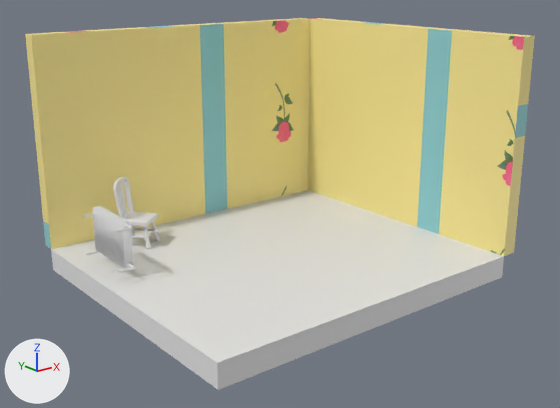
The FBX model room.fbx as it was, and as the next commit left it.
One viewpoint serves both versions: a 50 mm camera at (-12.87, -16.16, 8.91) aimed at (-1.49, -1.94, 3.23). Arrows for +X, +Y and +Z are at lower left; the lights stay in place. Where no turn or scale is listed for an object, it has been applied to the vertices.

In view in the first picture: 'Back Frame', 'Cube.001', 'Cube.002', 'Cube.003', 'Legs', 'Radiators', 'Rod 1', 'Rod 2', 'Rod 3', 'Rod 4', 'Seat', 'Support Rods'.
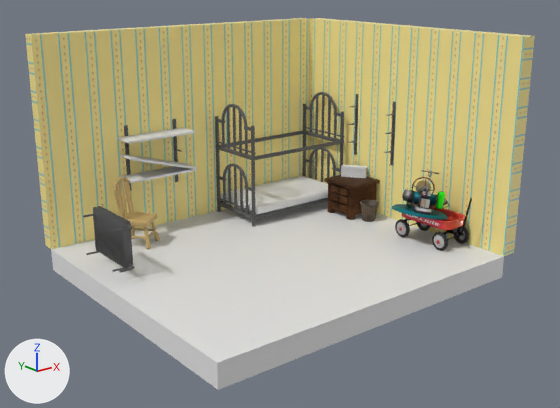
Diff of the bpy script that builds the scene:
```diff
--- a/room.fbx.py
+++ b/room.fbx.py
@@ mat_machine @@
+mat_machine = bpy.data.materials.new('Machine')
+# uses the picture img_machine_1001_basecolor_png
+# uses the picture img_machine_1001_normal_png
+# uses the picture img_machine_1001_occlusionroughnessmetallic_png
@@ mat_dresser @@
+mat_dresser = bpy.data.materials.new('Dresser')
+# uses the picture img_drawer_1001_basecolor_png
+# uses the picture img_drawer_1001_occlusionroughnessmetallic_png
@@ mat_trash @@
+mat_trash = bpy.data.materials.new('Trash')
+# uses the picture img_trash_1001_basecolor_png
+# uses the picture img_trash_1001_metalness_png
+# uses the picture img_trash_1001_normal_png
+# uses the picture img_trash_1001_roughness_png
@@ mat_wagon @@
+mat_wagon = bpy.data.materials.new('Wagon')
+# uses the picture img_wagon_1001_basecolor_png
+# uses the picture img_wagon_1001_metalness_png
+# uses the picture img_wagon_1001_normal_png
+# uses the picture img_wagon_1001_roughness_png
@@ me_cube_002 @@
 me_cube_002.from_pydata(...)  # 8 vertices, 6 faces; spans x -1.0..-0.59, y -5.54..1.93, z -1.0..4.35
-me_cube_002.materials.append(mat_material_002)
+me_cube_002.materials.append(mat_wall___right)  # picture img_wallpaper___right_png
@@ me_cube_003 @@
 me_cube_003.from_pydata(...)  # 8 vertices, 6 faces; spans x -5.84..2.75, y -1.0..-0.64, z -1.0..4.35
-me_cube_003.materials.append(mat_material_003)
+me_cube_003.materials.append(mat_wall___left)  # picture img_wallpaper___left_png
@@ me_radiators @@
 me_radiators.from_pydata(...)  # 5225 vertices, 10236 faces; spans x -0.38..0.11, y -0.3..1.51, z -0.03..1.11
+me_radiators.materials.append(mat_matte_metal)  # dark grey #535353
@@ me_cube_027 @@
+me_cube_027.from_pydata([(-0.14, -0.6, 0.45), (-0.12, -0.6, 0.51), (-0.14, 0.0, 0.45), (-0.12, 0.0, 0.51), (1.79, -0.6, -0.1), (1.8, -0.6, -0.05), (1.79, 0.0, -0.1), (1.8, 0.0, -0.05)], [], [(0, 1, 3, 2), (2, 3, 7, 6), (6, 7, 5, 4), (4, 5, 1, 0), (2, 6, 4, 0), (7, 3, 1, 5)])
+me_cube_027.materials.append(mat_shelf_2)  # its picture is missing
@@ ob_support_rods @@
-ob_support_rods = bpy.data.objects.new('Support Rods', me_cylinder_001)
@@ ob_legs @@
-ob_legs = bpy.data.objects.new('Legs', me_sphere)
@@ ob_seat @@
-ob_seat = bpy.data.objects.new('Seat', me_cube_004)
@@ ob_rod_1 @@
-ob_rod_1 = bpy.data.objects.new('Rod 1', me_cylinder_003)
@@ ob_rod_4 @@
-ob_rod_4 = bpy.data.objects.new('Rod 4', me_cylinder_004)
@@ ob_rod_2 @@
-ob_rod_2 = bpy.data.objects.new('Rod 2', me_cylinder_005)
@@ ob_back_frame @@
-ob_back_frame = bpy.data.objects.new('Back Frame', me_cube_011)
@@ ob_rod_3 @@
-ob_rod_3 = bpy.data.objects.new('Rod 3', me_cylinder_006)
@@ ob_machine @@
+ob_machine = bpy.data.objects.new('Machine', me_cylinder_050)  # 5134 vertices, 4739 faces; spans x -0.8..0.631, y -0.626..0.83, z -0.632..0.751
+ob_machine.location = (2.0, -3.56, 3.18)
@@ ob_chair @@
+ob_chair = bpy.data.objects.new('Chair', me_cylinder_042)  # 6038 vertices, 5788 faces; spans x -0.59..0.52, y -0.53..0.61, z -0.52..1.23; in mat_material (picture img_chair_png)
+ob_chair.location = (-3.86, 0.9, 2.42)
@@ ob_left_shelf_1 @@
+ob_left_shelf_1 = bpy.data.objects.new('Left Shelf 1', me_cube_024)  # a box spanning x -0.26..1.74, y -0.6..0.0, z 0.4..0.45; in mat_shelf_1 (its picture is missing)
+ob_left_shelf_1.location = (-3.55, 1.93, 4.09)
@@ ob_dresser @@
+ob_dresser = bpy.data.objects.new('Dresser', me_cube_033)  # 1186 vertices, 1073 faces; spans x -0.623..0.565, y -0.565..0.565, z -0.614..0.402
+ob_dresser.location = (2.21, -0.64, 2.53)
@@ ob_trash @@
+ob_trash = bpy.data.objects.new('Trash', me_cylinder_047)  # 1280 vertices, 1250 faces; spans x -0.266..0.266, y -0.266..0.266, z -0.253..0.267
+ob_trash.location = (2.14, -1.41, 2.17)
@@ ob_radio @@
+ob_radio = bpy.data.objects.new('Radio', me_cube_032)  # 236 vertices, 201 faces; spans x -0.291..0.291, y -0.34..0.34, z -0.157..0.157; in mat_radio (its picture is missing)
+ob_radio.location = (2.42, -0.47, 3.09)
@@ ob_left_shelf_3 @@
+ob_left_shelf_3 = bpy.data.objects.new('Left Shelf 3', me_cube_028)  # a box spanning x -0.26..1.74, y -0.6..0.0, z 0.4..0.45; in mat_shelf_3 (its picture is missing)
+ob_left_shelf_3.location = (-3.55, 1.93, 3.05)
@@ ob_bed @@
+ob_bed = bpy.data.objects.new('Bed', me_cube_016)  # 6584 vertices, 5364 faces; spans x 0.91..4.27, y -1.06..0.81, z -3.56..-0.28; in mat_matte_metal (dark grey #535353)
+ob_bed.location = (-1.68, 1.16, 5.48)
@@ ob_wagon @@
+ob_wagon = bpy.data.objects.new('Wagon', me_circle_001)  # 4266 vertices, 4038 faces; spans x -0.96..0.04, y -1.85..0.25, z -0.25..1.18
+ob_wagon.location = (2.69, -2.99, 2.17)
@@ ob_right_shelf @@
+ob_right_shelf = bpy.data.objects.new('Right Shelf', me_cube_017)  # 184 vertices, 168 faces; spans x -0.29..0.0, y -1.52..0.06, z -1.07..0.73; in mat_matte_metal (dark grey #535353)
+ob_right_shelf.location = (2.74, -0.18, 4.54)
@@ ob_left_shelf_2 @@
+ob_left_shelf_2 = bpy.data.objects.new('Left Shelf 2', me_cube_027)
+ob_left_shelf_2.location = (-3.63, 1.93, 3.6)
@@ ob_left_shelf @@
+ob_left_shelf = bpy.data.objects.new('Left Shelf', me_cube_029)  # 184 vertices, 165 faces; spans x -1.52..0.06, y -0.29..0.0, z -1.05..0.74; in mat_matte_metal (dark grey #535353)
+ob_left_shelf.location = (-2.08, 1.93, 4.09)
@@ ob_mattress @@
+ob_mattress = bpy.data.objects.new('Mattress', me_cube_015)  # 1176 vertices, 1178 faces; spans x -1.58..1.58, y -0.91..0.91, z -0.07..0.18; in mat_procedural_wood_plank (white #e7e7e7)
+ob_mattress.location = (0.91, 1.02, 2.29)
```

Location of each change, (x1, y1, x2, y2) in pixels of the pictures (560 x 408 px):
'Cube.003', recoloured: (26, 18, 310, 249) in both
'Cube.002', recoloured: (308, 18, 534, 256) in both
'Bed', added: after (215, 92, 345, 227)
'Mattress', added: after (221, 176, 328, 215)
'Radiators', recoloured: (83, 206, 135, 273) in both
'Dresser', added: after (325, 175, 380, 220)
'Wagon', added: after (395, 198, 472, 251)
'Machine', added: after (392, 170, 449, 220)
'Chair', added (brown): after (113, 177, 160, 249)
'Left Shelf 1', added: after (118, 128, 195, 143)
'Left Shelf 3', added: after (120, 166, 197, 183)
'Right Shelf', added: after (348, 94, 396, 165)
'Seat', deleted: before (124, 212, 158, 227)
'Trash', added: after (360, 200, 379, 222)
'Left Shelf 2', added: after (120, 154, 196, 169)
'Left Shelf', added: after (124, 119, 181, 191)
'Radio', added: after (341, 165, 367, 178)
'Back Frame', deleted: before (113, 177, 134, 218)
'Legs', deleted: before (131, 221, 160, 249)
'Support Rods', deleted: before (131, 228, 155, 238)
'Rod 4', deleted: before (123, 179, 131, 214)
'Rod 3', deleted: before (121, 180, 128, 215)
'Rod 1', deleted: before (117, 185, 125, 218)
'Rod 2', deleted: before (118, 182, 126, 217)
